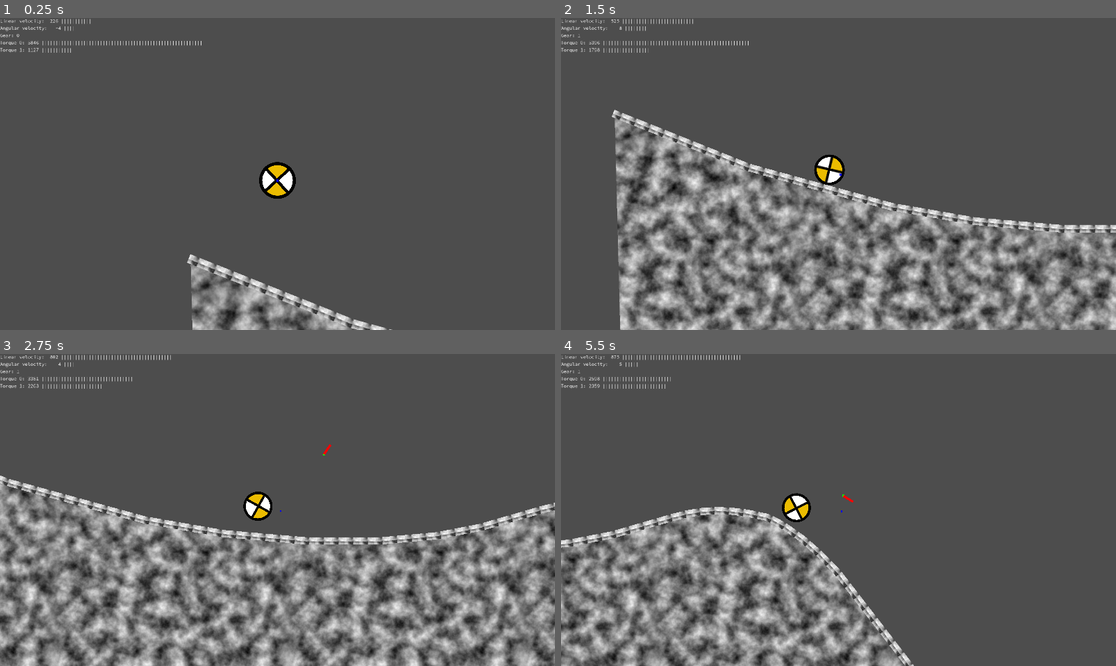
Above: before the commit, frames 1-4 (two rows, left to right).
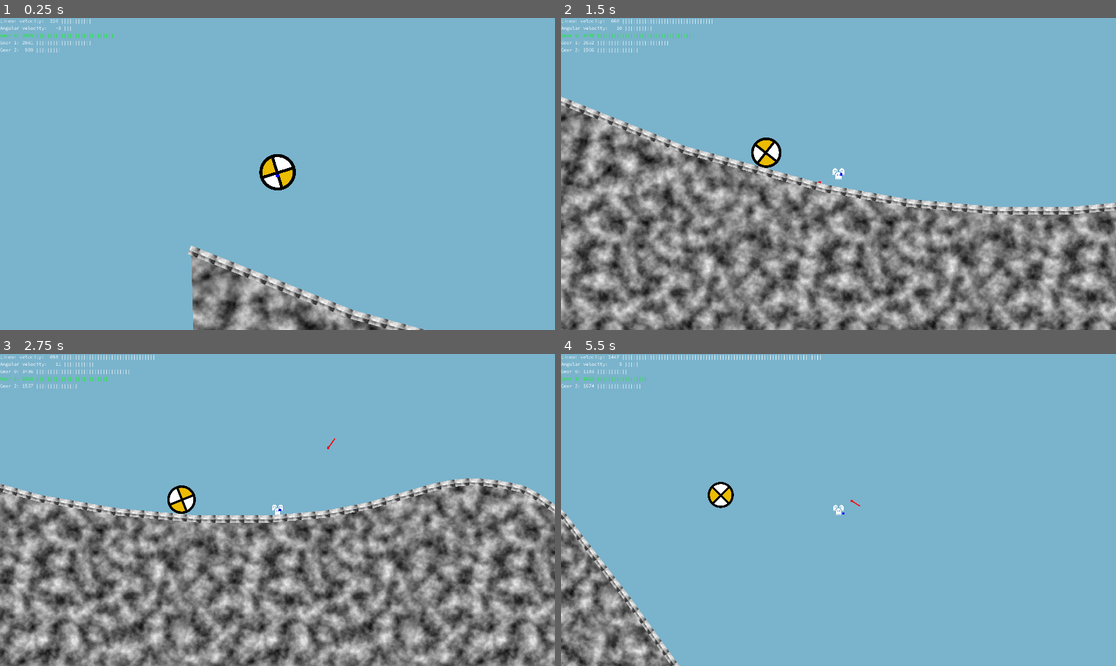
Above: after the commit, the same moments.

Repository: 4kxz/spin
Game: Godot game, scene res://Main.tscn
The game is run twice, just before and just after one commit, with the same random seed, the same clock (stepped at 60 frames per second) and the same inputs. The engine's default icon, where the game draws it, is replaced by a stand-in: a white triangle on a blue panel in a dark square.
Inputs (mouse positions are in pixels of both pictures, inside the frame that each line leads up to):
- Up to frame 1 (0.25 s): no input
- Up to frame 2 (1.5 s): tap Enter at 0.5 s; move the mouse to (960, 158) at 0.52 s; hold Mouse wheel down (gear_down) 0.53-1.25 s; click (960, 158) at 0.67 s; click (960, 158) at 0.77 s; tap Mouse wheel up (gear_up) at 0.8 s; drag from (727, 189) to (810, 236) at 1.27 s
- Up to frame 3 (2.75 s): move the mouse to (333, 441) at 2.02 s; hold Mouse wheel down (gear_down) from 2.03 s (still down); click (333, 441) at 2.17 s; tap Mouse wheel up (gear_up) at 2.3 s
- Up to frame 4 (5.5 s): release Mouse wheel down (gear_down) at 2.75 s; drag from (810, 572) to (672, 463) at 2.77 s; move the mouse to (1005, 556) at 3.52 s; hold Shift 3.53-4.25 s; click (1005, 556) at 3.67 s; click (1005, 556) at 3.77 s; tap Mouse wheel up (gear_up) at 3.8, 5.3 s; drag from (672, 463) to (755, 432) at 4.27 s; move the mouse to (866, 510) at 5.02 s; hold Ctrl from 5.03 s (still down); click (866, 510) at 5.17 s

The runs differ from the first frame. In frame 1, 98% of the frame differs, in the area x 0-100%, y 0-100%; in frame 2, 83%; in frame 3, 83%; in frame 4, 98%.

Commit message:
Torque curves

Diff:
--- a/Ball.gd
+++ b/Ball.gd
@@ -1,8 +1,10 @@
 class_name BallBody extends RigidBody2D
 
 const GEARS = [
-	{"a": -0.01, "b": 6, "t_min": 5000},
-	{"a": -0.001, "b": 3, "t_min": 500},
+	# plot max(-0.0035*x**2 + 4.5*x + 2000, 0), max(-0.0019*x**2 + 3*x + 1500, 0), max(-0.0008*x**2 + 1.9*x + 600, 0), x=0..4000
+	{"a": -0.0035, "b": 4.5, "t_min": 2000},
+	{"a": -0.0019, "b": 3, "t_min": 1500},
+	{"a": -0.0008, "b": 1.9, "t_min": 600},
 ]
 
 @export var control_point: ControlPoint
@@ -10,34 +12,39 @@
 @export var dust_particles: GPUParticles2D
 @export var dust_frequency := 24
 @export var dust_speed := 5
-@export var dust_trigger_velocity := 1000.0
+@export var dust_trigger_speed := 1200.0
 @export var sprite: Sprite2D
-@export var blur_start := 5
-@export var blur_intensity := 0.1
+@export var blur_start := 10
+@export var blur_intensity := 0.2
 @export var camera: PhantomCamera2D
 @export var camera_target: Marker2D
-@export var camera_speed := 0.1
+@export var camera_speed := 1.5
 @export var gear_auto_shift := true
-@export var gear_delay_period := 1.0
-@export var gear_cooldown_period := 2.0
-@export var gear_shift_slack := 1.1  # 10%
+@export var gear_delay_period := 0.35
+@export var gear_cooldown_period := 2.4
+@export var gear_shift_slack := 1.2
 
 var current_gear := 0
 var gear_cooldown_timer := 0.0
-var gear_torque := [0.0, 0.0]
+var gear_torque: Array[float]
 var previous_angle := 0.0
-var previous_velocity := 0.0
+var previous_velocity := Vector2.ZERO
 var dust_particle_timer := 0.0
 var is_grounded := false
 
 @onready var dust_period = 1.0 / dust_frequency
 
 
+func _ready() -> void:
+	for i in GEARS.size():
+		gear_torque.append(0)
+
+
 func _process(delta: float) -> void:
 	# Camera
 	var zoom := sqrt(1.0 / (1.0 + linear_velocity.length() / 1000.0))
 	camera.set_zoom(lerp(camera.zoom, Vector2(zoom, zoom), delta))
-	camera_target.position = lerp(camera_target.position, linear_velocity, camera_speed * delta)
+	camera_target.position = lerp(camera_target.position, linear_velocity * 0.6, camera_speed * delta)
 
 
 func _physics_process(delta: float) -> void:
@@ -65,19 +72,15 @@
 	# Gear shifting
 	if gear_auto_shift and gear_cooldown_timer >= gear_cooldown_period:
 		for i in GEARS.size():
-			if gear_torque[i] > gear_torque[current_gear] + gear_shift_slack:
+			if gear_torque[i] > gear_torque[current_gear] * gear_shift_slack:
 				get_tree().create_timer(gear_delay_period).timeout.connect(_set_gear.bind(i))
 				gear_cooldown_timer = 0
 	# Apply forces
 	is_grounded = state.get_contact_count() > 0
-	if is_grounded:
-		state.apply_torque_impulse(gear_torque[current_gear] * angle_delta)
-	else:
-		# Air control
-		var torque_multiplier = 0.5 if signf(angle_delta) == signf(angular_velocity) else 1.5
-		state.apply_torque_impulse(gear_torque[current_gear] * angle_delta * torque_multiplier)
+	var torque_multiplier := 0.9 if is_grounded else 0.5
+	state.apply_torque_impulse(gear_torque[current_gear] * angle_delta * torque_multiplier)
 	# Dust particles
-	if is_grounded and previous_velocity >= dust_trigger_velocity and dust_particle_timer >= dust_period:
+	if is_grounded and previous_velocity.length() >= dust_trigger_speed and dust_particle_timer >= dust_period:
 		var dust_transform = Transform2D(0, state.get_contact_collider_position(0))
 		var dust_velocity = linear_velocity / dust_speed
 		dust_particles.emit_particle(
@@ -88,18 +91,22 @@
 			GPUParticles2D.EmitFlags.EMIT_FLAG_POSITION | GPUParticles2D.EMIT_FLAG_VELOCITY,
 		)
 		dust_particle_timer = 0
-	previous_velocity = linear_velocity.length()
+	previous_velocity = linear_velocity
 
 
 func _input(event: InputEvent) -> void:
+	var new_gear := current_gear
 	if event.is_action_pressed("jump"):
 		var jump_direction = position.direction_to(get_global_mouse_position())
 		apply_central_impulse(jump_impulse * jump_direction)
 	elif event.is_action_pressed("gear_up"):
-		current_gear = min(current_gear + 1, 1)
+		new_gear = min(current_gear + 1, 1)
 	elif event.is_action_pressed("gear_down"):
-		current_gear = max(current_gear - 1, 0)
+		new_gear = max(current_gear - 1, 0)
+	if new_gear != current_gear:
+		_set_gear(new_gear)
 
 
 func _set_gear(i: int) -> void:
 	current_gear = i
+	gear_cooldown_period = 0.0
--- a/BallMetrics.gd
+++ b/BallMetrics.gd
@@ -2,11 +2,18 @@
 
 @export var ball: BallBody
 
+var torque_labels := []
+
 @onready var linear_velocity: Label = $Container/LinearVelocity
 @onready var angular_velocity: Label = $Container/AngularVelocity
-@onready var torque0: Label = $Container/Torque0
-@onready var torque1: Label = $Container/Torque1
 @onready var gear: Label = $Container/Gear
+
+
+func _ready() -> void:
+	for i in ball.gear_torque.size():
+		var label := Label.new()
+		torque_labels.append(label)
+		$Container.add_child(label)
 
 
 func _process(_delta: float) -> void:
@@ -19,15 +26,11 @@
 	var av := roundi(ball.angular_velocity)
 	var av_bars :=  '|'.repeat(abs(av))
 	angular_velocity.set_text("Angular velocity: %4d %s" % [av, av_bars])
-	# Torque Gear 0
-	var t0 := roundi(ball.gear_torque[0])
-	@warning_ignore("integer_division")
-	var t0_bars :=  '|'.repeat(abs(t0 / 100))
-	torque0.set_text("Torque 0: %4d %s" % [t0, t0_bars])
-	# Torque Gear 1
-	var t1 := roundi(ball.gear_torque[1])
-	@warning_ignore("integer_division")
-	var t1_bars :=  '|'.repeat(abs(t1 / 100))
-	torque1.set_text("Torque 1: %4d %s" % [t1, t1_bars])
-	# Gear
-	gear.set_text("Gear: %s" % ball.current_gear)
+	# Gears
+	for i in ball.gear_torque.size():
+		var t := roundi(ball.gear_torque[i])
+		@warning_ignore("integer_division")
+		var t_bars :=  '|'.repeat(abs(t / 100))
+		torque_labels[i].set_text("Gear %d: %4d %s" % [i, t, t_bars])
+		var color := Color.GREEN if ball.current_gear == i else Color.WHITE
+		torque_labels[i].add_theme_color_override("font_color", color)
--- a/ControlPoint.gd
+++ b/ControlPoint.gd
@@ -1,6 +1,6 @@
 class_name ControlPoint extends Marker2D
 
-@export var sensitivity := 3.0
+@export var sensitivity := 4.0
 @export var max_distance := 25
 
 var angle := 0.0
--- a/Main.tscn
+++ b/Main.tscn
@@ -1,11 +1,11 @@
-[gd_scene load_steps=126 format=3 uid="uid://bkkciq1kt5aco"]
+[gd_scene load_steps=127 format=3 uid="uid://bkkciq1kt5aco"]
 
 [ext_resource type="Script" path="res://Controller.gd" id="1_1tae5"]
 [ext_resource type="Script" path="res://Ball.gd" id="1_q7fn6"]
 [ext_resource type="Texture2D" uid="uid://bdnbrqjnyi8oh" path="res://icon.svg" id="2_67n3d"]
 [ext_resource type="Shader" path="res://RadialBlur.gdshader" id="2_j3vag"]
+[ext_resource type="Texture2D" uid="uid://wmf1162mnoog" path="res://addons/phantom_camera/icons/PhantomCameraHostIcon.svg" id="2_vl580"]
 [ext_resource type="Script" path="res://addons/phantom_camera/scripts/phantom_camera/phantom_camera_2D.gd" id="3_4le1s"]
-[ext_resource type="Script" path="res://addons/phantom_camera/scripts/resources/tween_resource.gd" id="4_5ypob"]
 [ext_resource type="Script" path="res://addons/phantom_camera/scripts/phantom_camera_host/phantom_camera_host.gd" id="5_uk086"]
 [ext_resource type="Texture2D" uid="uid://dxf3n28pxvq76" path="res://wheel.png" id="5_vpms3"]
 [ext_resource type="Script" path="res://ControlPoint.gd" id="6_3w4r0"]
@@ -56,12 +56,6 @@
 scale_max = 2.0
 scale_curve = SubResource("CurveTexture_dqq5u")
 alpha_curve = SubResource("CurveTexture_w0c8n")
-
-[sub_resource type="Resource" id="Resource_xhcx7"]
-script = ExtResource("4_5ypob")
-duration = 1.0
-transition = 0
-ease = 2
 
 [sub_resource type="Resource" id="Resource_10p02"]
 script = ExtResource("8_h7fck")
@@ -339,7 +333,7 @@
 
 [sub_resource type="Resource" id="Resource_vun6l"]
 script = ExtResource("9_aunbv")
-position = Vector2(21499, -666.143)
+position = Vector2(21537.1, -513.924)
 point_in = Vector2(-995.605, 105.595)
 point_out = Vector2(995.605, -105.595)
 properties = SubResource("Resource_iqbwj")
@@ -357,18 +351,18 @@
 point_out = Vector2(739.164, 30.1699)
 properties = SubResource("Resource_o1vi6")
 
-[sub_resource type="Resource" id="Resource_locwf"]
-script = ExtResource("8_h7fck")
-texture_idx = 0
+[sub_resource type="Resource" id="Resource_2kudo"]
+script = ExtResource("8_h7fck")
+texture_idx = 4
 flip = false
 width = 1.0
 
 [sub_resource type="Resource" id="Resource_5rg7f"]
 script = ExtResource("9_aunbv")
-position = Vector2(26155.9, -879.829)
-point_in = Vector2(-648.652, 362.039)
-point_out = Vector2(648.652, -362.039)
-properties = SubResource("Resource_locwf")
+position = Vector2(26482.6, -779.892)
+point_in = Vector2(-756.285, 164.708)
+point_out = Vector2(792.166, -146.769)
+properties = SubResource("Resource_2kudo")
 
 [sub_resource type="Resource" id="Resource_s6rkq"]
 script = ExtResource("8_h7fck")
@@ -378,7 +372,7 @@
 
 [sub_resource type="Resource" id="Resource_gybgw"]
 script = ExtResource("9_aunbv")
-position = Vector2(26779.2, 3557.45)
+position = Vector2(31787.4, 3798.81)
 point_in = Vector2(0, 0)
 point_out = Vector2(0, 0)
 properties = SubResource("Resource_s6rkq")
@@ -404,7 +398,7 @@
 
 [sub_resource type="Resource" id="Resource_3ckei"]
 script = ExtResource("9_aunbv")
-position = Vector2(26847.8, -1364.72)
+position = Vector2(29093.9, -1688.23)
 point_in = Vector2(0, 0)
 point_out = Vector2(0, 0)
 properties = SubResource("Resource_k0262")
@@ -447,6 +441,19 @@
 point_in = Vector2(-294.157, -60.3396)
 point_out = Vector2(294.157, 60.3396)
 properties = SubResource("Resource_ivxxy")
+
+[sub_resource type="Resource" id="Resource_t8h45"]
+script = ExtResource("8_h7fck")
+texture_idx = 0
+flip = false
+width = 1.0
+
+[sub_resource type="Resource" id="Resource_76r0c"]
+script = ExtResource("9_aunbv")
+position = Vector2(35103.7, -5202.33)
+point_in = Vector2(-467.629, 1086.12)
+point_out = Vector2(1689.51, 1463.24)
+properties = SubResource("Resource_t8h45")
 
 [sub_resource type="Resource" id="Resource_pu3mi"]
 script = ExtResource("10_s8fic")
@@ -465,13 +472,14 @@
 29: SubResource("Resource_3ckei"),
 35: SubResource("Resource_aro4r"),
 36: SubResource("Resource_a2aor"),
-38: SubResource("Resource_1ul4x")
+38: SubResource("Resource_1ul4x"),
+42: SubResource("Resource_76r0c")
 }
-_point_order = Array[int]([9, 17, 19, 20, 28, 23, 24, 25, 26, 29, 27, 35, 36, 38, 0])
+_point_order = Array[int]([9, 17, 19, 20, 28, 23, 24, 25, 26, 29, 42, 27, 35, 36, 38, 0])
 _constraints = {
 Array[int]([9, 0]): 15
 }
-_next_key = 41
+_next_key = 46
 _material_overrides = {}
 
 [sub_resource type="Resource" id="Resource_vesph"]
@@ -755,20 +763,23 @@
 
 [node name="Camera2D" type="Camera2D" parent="."]
 position_smoothing_speed = 10.0
-editor_draw_limits = true
 
 [node name="PhantomCameraHost" type="Node" parent="Camera2D"]
 script = ExtResource("5_uk086")
 
+[node name="PhantomCameraHostIcon" type="Sprite2D" parent="Camera2D"]
+texture = ExtResource("2_vl580")
+
 [node name="ControlPoint" type="Marker2D" parent="Camera2D"]
 script = ExtResource("6_3w4r0")
 
 [node name="Center" type="Line2D" parent="Camera2D/ControlPoint"]
 points = PackedVector2Array(-5, 0, 5, 0)
-default_color = Color(0, 1, 0, 1)
+default_color = Color(1, 0, 0, 1)
 
 [node name="Line" type="Line2D" parent="Camera2D/ControlPoint"]
 points = PackedVector2Array(1.45519e-11, 1.45519e-11, 50, 1.45519e-11)
+width = 5.0
 default_color = Color(1, 0, 0, 1)
 
 [node name="Player" type="Node2D" parent="."]
@@ -802,7 +813,7 @@
 script = ExtResource("1_1tae5")
 
 [node name="CameraScale" type="Node2D" parent="Player/Controller"]
-scale = Vector2(0.8, 0.4)
+scale = Vector2(1, 0.5)
 
 [node name="CameraTarget" type="Marker2D" parent="Player/Controller/CameraScale"]
 
@@ -838,8 +849,8 @@
 limit/bottom = 10000000
 limit/limit_node_target = NodePath("")
 limit/smoothed = false
-tween_parameters = SubResource("Resource_xhcx7")
-tween_on_load = true
+tween_parameters = null
+tween_on_load = false
 inactive_update_mode = 0
 
 [node name="StaticBody2D4" type="StaticBody2D" parent="."]
@@ -870,7 +881,7 @@
 [node name="CollisionPolygon2D" type="CollisionPolygon2D" parent="StaticBody2D"]
 visible = false
 modulate = Color(1, 1, 1, 0.3)
-polygon = PackedVector2Array(11735.8, 2112.09, 13104.6, 1412 …(573 unchanged characters)… .7969, 18607.5, 93.2083, 18942.7, 82.5893, 19269.4, 32.8721, 19580.7, -51.6955, 20805.8, -515.321, 21140.1, -606.779, 21499, -666.144, 21854.1, -687.743, 22177.2, -678.734, 22754, -601.215, 23282.6, -498.24, 23816.6, -434.464, 24402.7, -440.412, 25020.2, -510.069, 25620.7, -653.264, 25899.5, -755.51, 26155.9, -879.829, 26537.7, -1108.33, 26745.1, -1258.04, 26799.9, -1306.76, 26830.9, -1339.87, 26839.5, -1351, 26844.7, -1358.73, 26847.2, -1363.25, 26847.9, -1365.11, 26779.3, 3557.55, 6221.13, 3379.77, 6306.25, 1583.95, 63 …(298 unchanged characters)…
+polygon = PackedVector2Array(11735.8, 2112.09, 13104.6, 1412 …(573 unchanged characters)… .7969, 18607.5, 93.2083, 18942.7, 82.5898, 19271, 39.4131, 19586.7, -27.911, 20837.9, -386.886, 21176.5, -461.101, 21537.1, -513.925, 22209.3, -550.3, 22773, -525.106, 23816.6, -434.464, 24438.6, -452.547, 25143.2, -534.099, 26482.6, -779.893, 27224.8, -983.738, 29093.9, -1688.23, 31923.4, -3037.98, 33967.4, -4195.05, 34711.2, -4739.5, 34847.1, -4864.58, 34959.1, -4983.88, 35045.3, -5096.69, 35078.1, -5150.45, 35103.6, -5202.53, 35178, -5129.34, 35242.8, -5047.77, 35298.3, -4957.92, 35344.8, -4860.11, 35382.6, -4754.64, 35411.9, -4641.84, 35433.1, -4522, 35446.2, -4395.45, 35449.9, -4123.44, 35425, -3828.3, 35298.3, -3178.59, 34796.8, -1711.29, 34079.1, -153.043, 31787.4, 3798.87, 6221.13, 3379.77, 6306.25, 1583.95, 63 …(298 unchanged characters)…
 
 [node name="StaticBody2D2" type="StaticBody2D" parent="."]
 position = Vector2(-108.222, 890.108)
@@ -925,12 +936,3 @@
 
 [node name="AngularVelocity" type="Label" parent="CanvasLayer/BallMetrics/Container"]
 layout_mode = 2
-
-[node name="Gear" type="Label" parent="CanvasLayer/BallMetrics/Container"]
-layout_mode = 2
-
-[node name="Torque0" type="Label" parent="CanvasLayer/BallMetrics/Container"]
-layout_mode = 2
-
-[node name="Torque1" type="Label" parent="CanvasLayer/BallMetrics/Container"]
-layout_mode = 2
--- a/project.godot
+++ b/project.godot
@@ -55,3 +55,4 @@
 
 textures/canvas_textures/default_texture_filter=0
 renderer/rendering_method="mobile"
+environment/defaults/default_clear_color=Color(0.48, 0.704, 0.8, 1)
